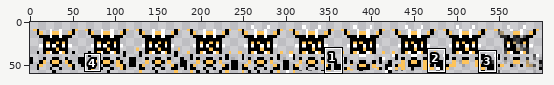
File history of a sprite sheet, images/wigSheetHover.png. The first picture is a wide view before the edit; the outline marks the close-up.
Close-up. Old version:
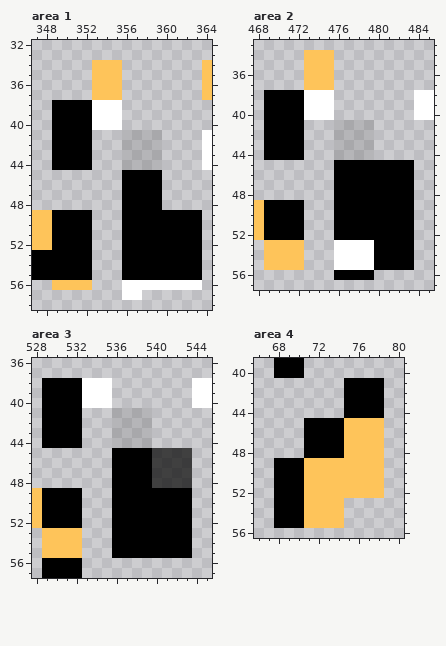
The file is 600x60 pixels. Pixels under 10% opacity are left out. Colours within 5 levels of each other are drawn and written as one. Shown: area 1: x 347..364, y 32..58; area 2: x 468..485, y 33..57; area 3: x 528..545, y 36..57; area 4: x 66..80, y 39..56. The commit also changed other parts of the picture, which this record leaves out.
The result:
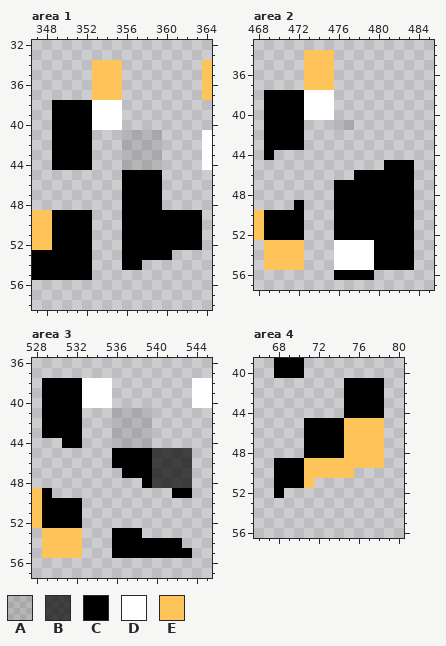
Palette (. is transparent): A #0000001e  B #000000b0  C #000000  D #ffffff  E #fec45a
Change:
{"where": "area 1"}
{"y":53,"x":361,"old":"CCC","new":"..."}
{"y":54,"x":358,"old":"CCCCCC","new":"......"}
{"y":55,"x":356,"old":"CCCCCCCC","new":"........"}
{"y":56,"x":349,"old":"EEEE","new":"...."}
{"y":56,"x":356,"old":"DDDDDDDD","new":"........"}
{"y":57,"x":356,"old":"DD","new":".."}
{"where": "area 2"}
{"y":38,"x":484,"old":"DD","new":".."}
{"y":39,"x":484,"old":"DD","new":".."}
{"y":40,"x":484,"old":"DD","new":".."}
{"y":41,"x":478,"old":"AA","new":".."}
{"y":42,"x":476,"old":"AAAA","new":"...."}
{"y":43,"x":476,"old":"AAAA","new":"...."}
{"y":44,"x":470,"old":"CCC","new":"..."}
{"y":44,"x":476,"old":"AAAA","new":"...."}
{"y":45,"x":476,"old":"CCCCC","new":"....."}
{"y":46,"x":476,"old":"CC","new":".."}
{"y":49,"x":468,"old":"ECCC","new":"...."}
{"where": "area 3"}
{"y":44,"x":529,"old":"CC","new":".."}
{"y":47,"x":536,"old":"C","new":"."}
{"y":48,"x":536,"old":"CCC","new":"..."}
{"y":49,"x":530,"old":"CCC","new":"..."}
{"y":49,"x":536,"old":"CCCCCC","new":"......"}
{"y":50,"x":536,"old":"CCCCCCCC","new":"........"}
{"y":51,"x":536,"old":"CCCCCCCC","new":"........"}
{"y":52,"x":536,"old":"CCCCCCCC","new":"........"}
{"y":53,"x":539,"old":"CCCCC","new":"....."}
{"y":54,"x":543,"old":"C","new":"."}
{"y":56,"x":529,"old":"CCCC","new":"...."}
{"y":57,"x":529,"old":"CCCC","new":"...."}
{"where": "area 4"}
{"y":50,"x":76,"old":"EEE","new":"..."}
{"y":51,"x":72,"old":"EEEEEEE","new":"......."}
{"y":52,"x":69,"old":"CCEEEEEEEE","new":".........."}
{"y":53,"x":68,"old":"CCCEEEE","new":"......."}
{"y":54,"x":68,"old":"CCCEEEE","new":"......."}
{"y":55,"x":68,"old":"CCCEEEE","new":"......."}
